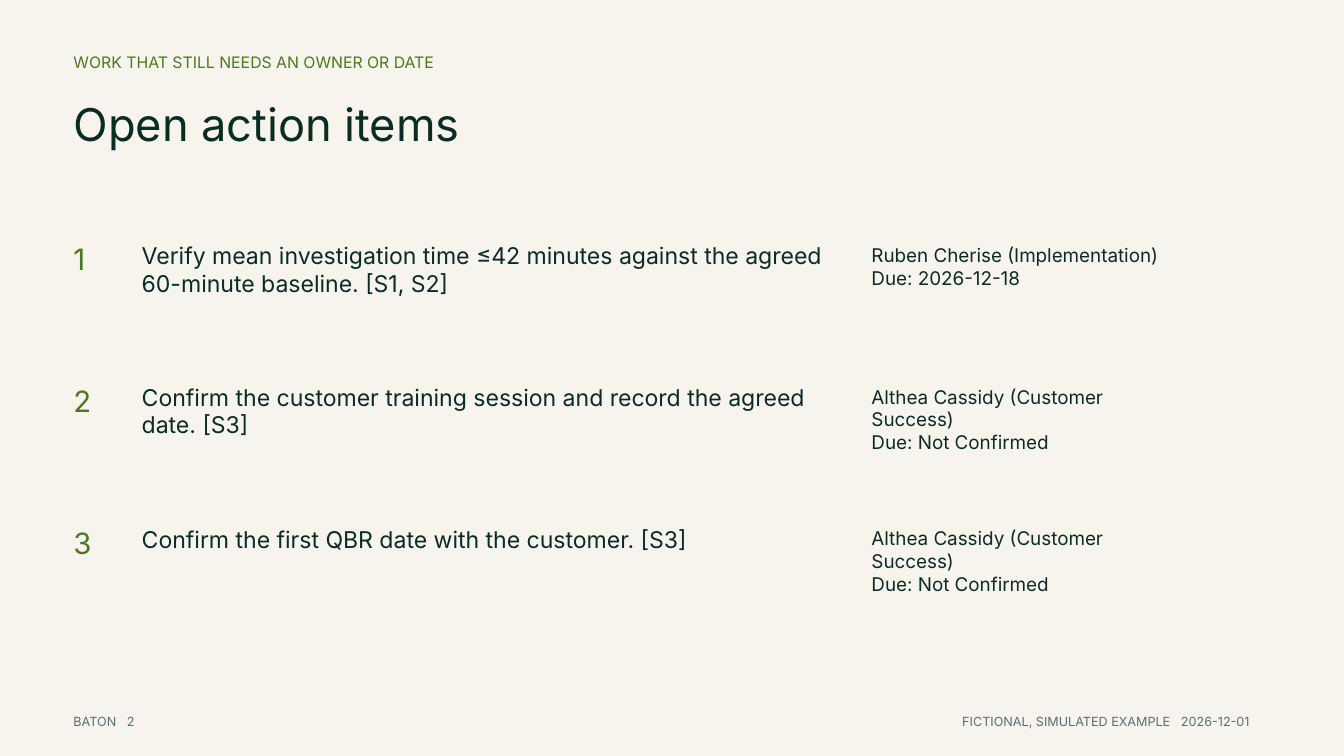
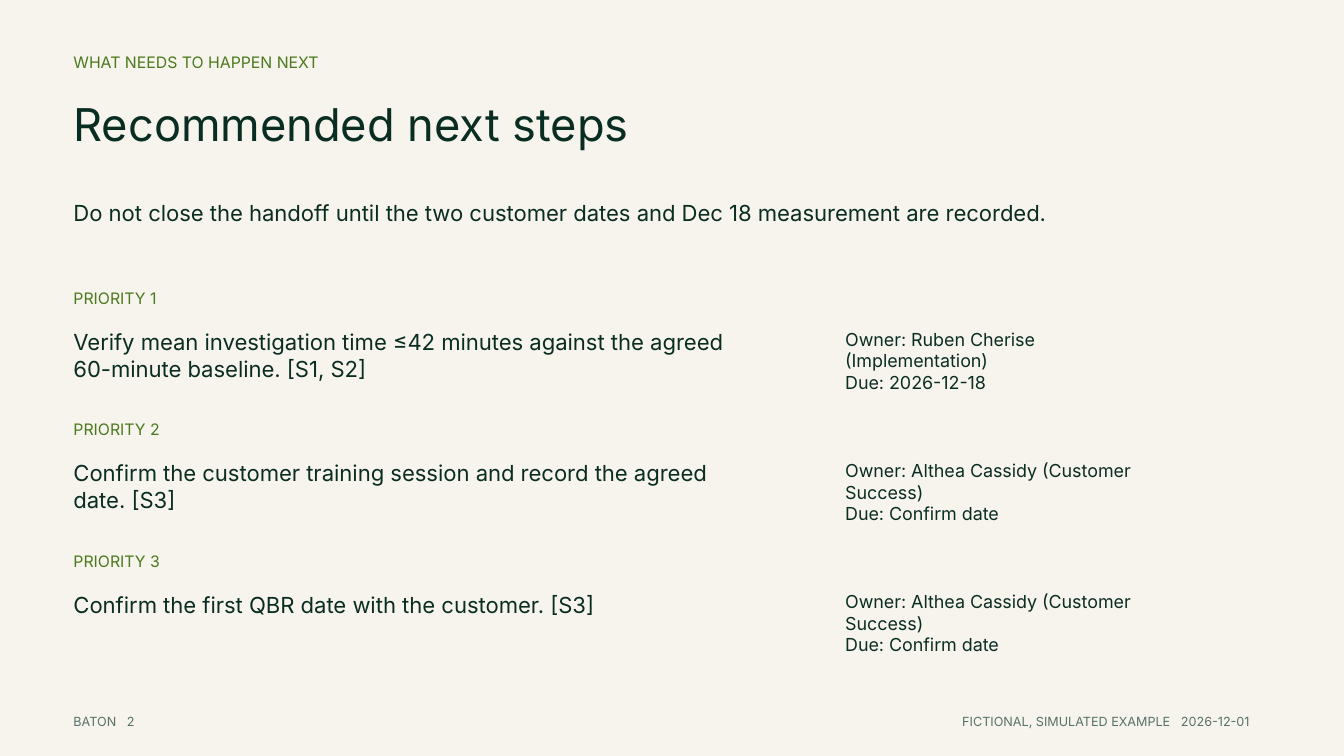
Before and after one commit to KeepTheLidOnTight/account-handoff-quality-agent, a slide deck: slide 2 of examples/terrapin-account-deck.pptx. Drawn at 1344x756 pixels with LibreOffice and Linux fonts; fonts in the diff are those of the drawing. Boxes give left, top, right and bottom in pixels: in the first picture for what was removed or moved away, otherwise in the second. Text is boxed around its words. In the diff, an @@ line names an element or a change of style, - is before the commit and + after.

Commit message:
Focus the account deck on clear next steps

```diff
--- a/examples/terrapin-account-deck.pptx
+++ b/examples/terrapin-account-deck.pptx
@@ text at (73,56,319,68): text changed @@
-WORK THAT STILL NEEDS AN OWNER OR DATE
+WHAT NEEDS TO HAPPEN NEXT
@@ text at (73,108,629,151): text changed @@
-Open action items
+Recommended next steps
@@ text added at (73,204,1047,222), 15.8 pt, text #0A2D22 @@
+Do not close the handoff until the two customer dates and Dec 18 measurement are recorded.
@@ text at (73,292,156,304): text changed; size 21 to 11.2 pt @@
-1
+PRIORITY 1
@@ size 16.5 to 15.8 pt in 3 elements at (73,595,594,615), (73,464,707,510), (73,333,723,381) @@
@@ text "Verify mean investigation time ≤42 ...": place and size @@
-text "Verify mean investigation time ≤42 ..." at (142,246,821,296)
+text "Verify mean investigation time ≤42 ..." at (73,333,723,381)
@@ text "Owner: Ruben Cherise (Implementation)": place and size @@
-text "Owner: Ruben Cherise (Implementation)" at (871,246,1158,285)
+text "Owner: Ruben Cherise (Implementation)" at (845,332,1035,389)
@@ text at (845,332,1035,371): text changed; size 13.5 to 12.8 pt @@
-Ruben Cherise (Implementation)
+Owner: Ruben Cherise (Implementation)
@@ text at (845,375,986,389): size 13.5 to 12.8 pt in "Due: 2026-12-18" @@
@@ text at (73,423,160,435): text changed; size 21 to 11.2 pt @@
-2
+PRIORITY 2
@@ text "Confirm the customer training session ...": place and size @@
-text "Confirm the customer training session ..." at (142,388,804,435)
+text "Confirm the customer training session ..." at (73,464,707,510)
@@ text at (845,462,1131,521): text changed; size 13.5 to 12.8 pt @@
-Althea Cassidy (Customer Success)
-Due: Not Confirmed
+Owner: Althea Cassidy (Customer Success)
+Due: Confirm date
@@ text at (73,555,160,567): text changed; size 21 to 11.2 pt @@
-3
+PRIORITY 3
@@ text "Confirm the first QBR date ...": place and size @@
-text "Confirm the first QBR date ..." at (142,529,687,550)
+text "Confirm the first QBR date ..." at (73,595,594,615)
@@ text at (845,594,1131,652): text changed; size 13.5 to 12.8 pt @@
-Althea Cassidy (Customer Success)
-Due: Not Confirmed
+Owner: Althea Cassidy (Customer Success)
+Due: Confirm date
```
Also in this commit, not shown: 1 other slide changed, 1 slide removed, 1 other file.
